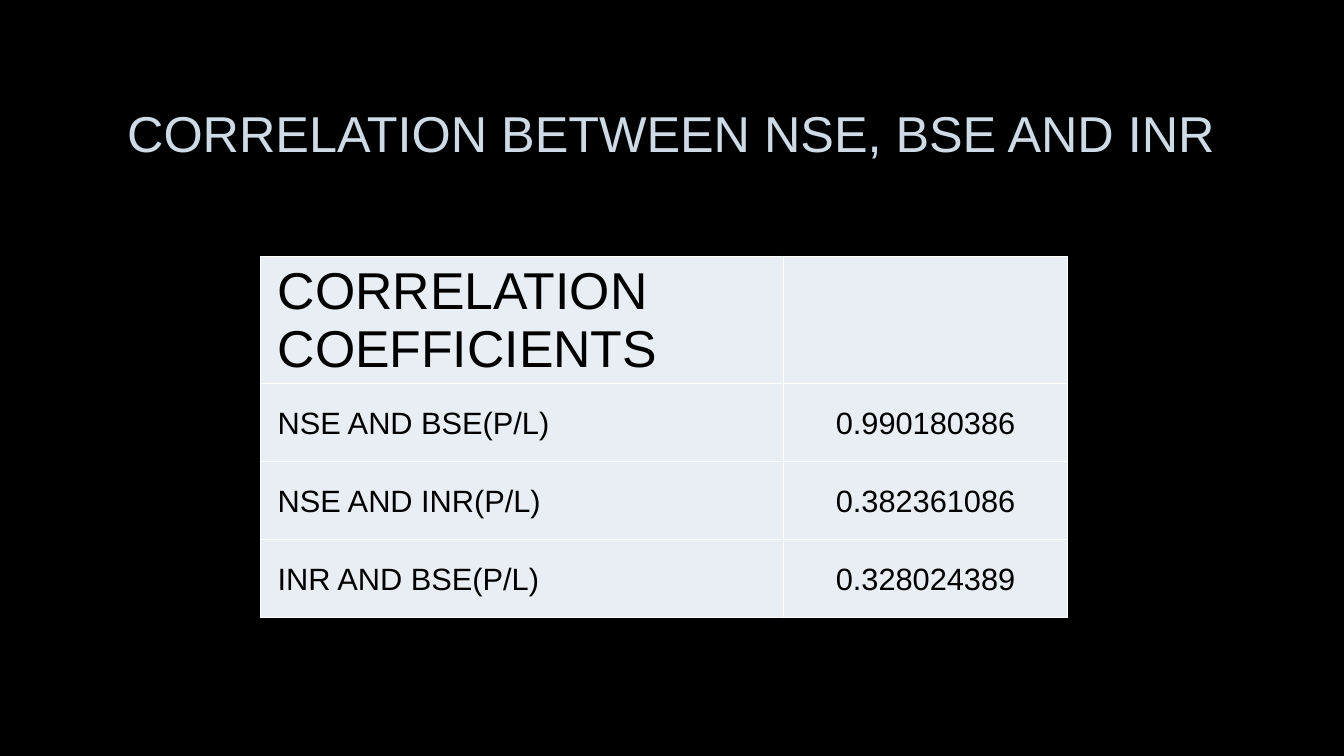
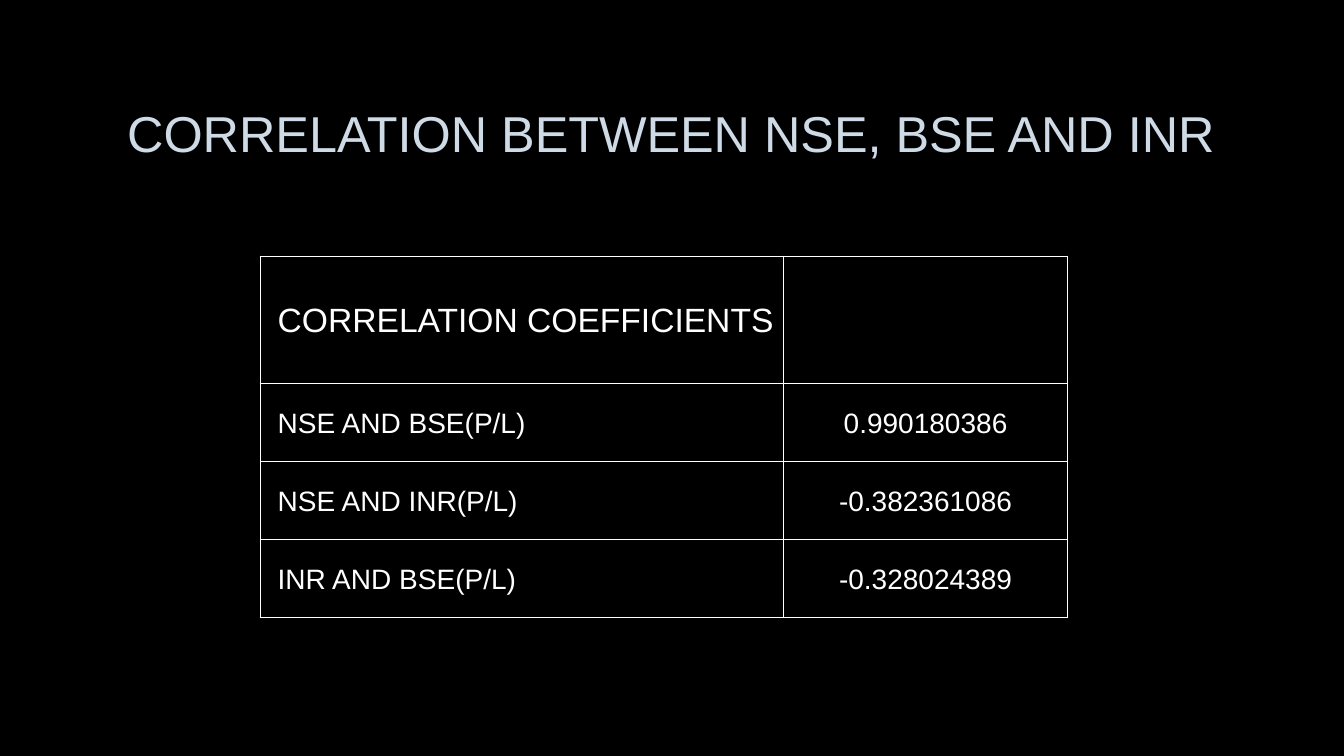
Before and after one commit to abhi-824/probability_stats, a slide deck: slide 17 of STOCK ANALYSIS USING EXCEL.pptx (slide 14 before the commit). Drawn at 1344x756 pixels with LibreOffice and Linux fonts; fonts in the diff are those of the drawing; background and template pictures are left out. Boxes give left, top, right and bottom in pixels: in the first picture for what was removed or moved away, otherwise in the second. Text is boxed around its words. In the diff, an @@ line names an element or a change of style, - is before the commit and + after.

```diff
--- a/STOCK ANALYSIS USING EXCEL.pptx
+++ b/STOCK ANALYSIS USING EXCEL.pptx
@@ table at (260, 256, 1068, 618) @@
-row 3, column 2: 0.382361086
+row 3, column 2: -0.382361086
-row 4, column 2: 0.328024389
+row 4, column 2: -0.328024389
@@ fill #E8EEF3 to none in 7 cells @@
@@ size 37 to 24 pt in "CORRELATION COEFFICIENTS" @@
@@ text colour #000000 to #FFFFFF in "CORRELATION COEFFICIENTS", "NSE AND BSE(P/L)", "0.990180386", "NSE AND INR(P/L)" and 1 more places @@
@@ size 22 to 20 pt in "NSE AND BSE(P/L)", "0.990180386", "NSE AND INR(P/L)", "INR AND BSE(P/L)" @@
```
Also in this commit, not shown: 12 other slides changed, 3 slides added, 1 other file.
